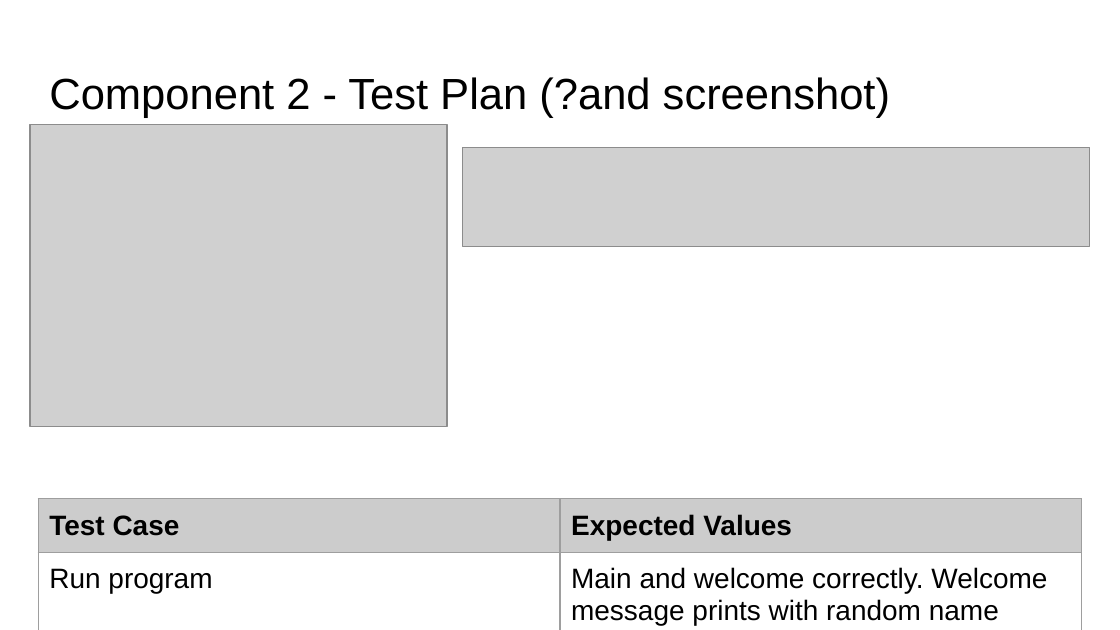
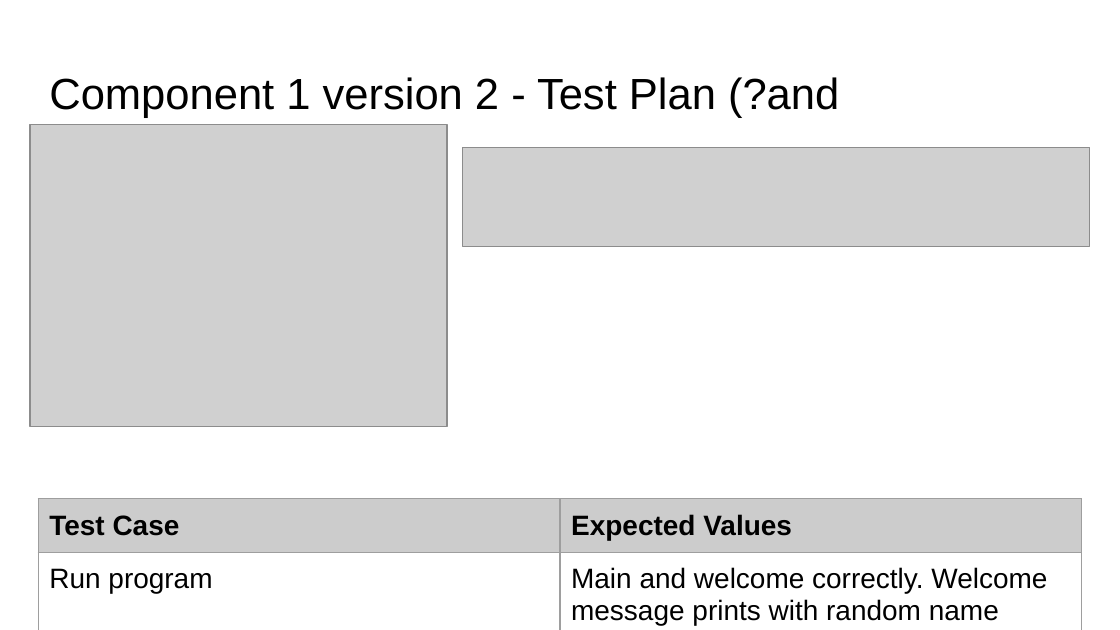
Before and after one commit to George7387/pizza_bot, a slide deck: slide 6 of 022_91893+_+91897+Documentation.pptx (slide 8 before the commit). Drawn at 1120x630 pixels with LibreOffice and Linux fonts; fonts in the diff are those of the drawing; grey boxes stand for pictures. Boxes give left, top, right and bottom in pixels: in the first picture for what was removed or moved away, otherwise in the second. Text is boxed around its words. In the diff, an @@ line names an element or a change of style, - is before the commit and + after.

```diff
--- a/022_91893+_+91897+Documentation.pptx
+++ b/022_91893+_+91897+Documentation.pptx
@@ title at box(49, 77, 839, 171): text changed @@
-Component 2 - Test Plan (?and screenshot)
+Component 1 version 2 - Test Plan (?and screenshot)
```
Also in this commit, not shown: 1 other slide changed, 5 slides added, 2 other files.
